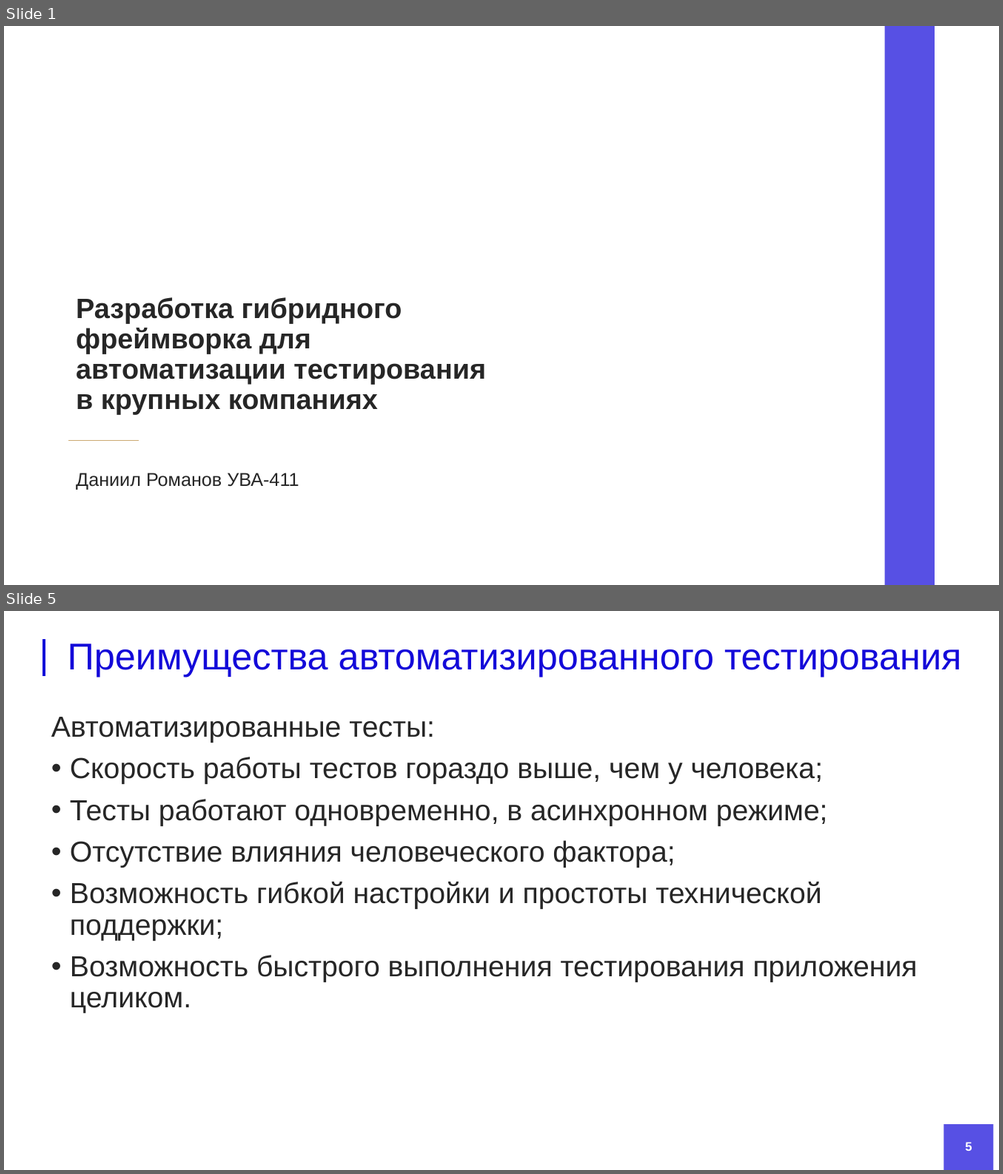
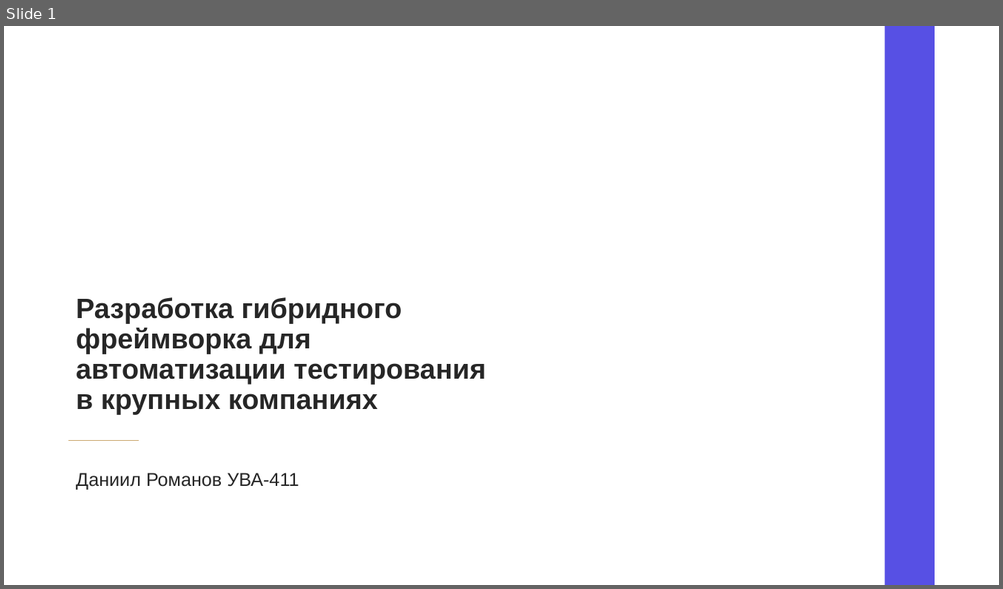
Before and after one commit to DanielRomanoff/practice, a slide deck: презентация.pptx. Shown one above the other, each under a label of ours: slides 1 and 5 before the commit, slide 1 after it; the slides between them are not shown. The pictures are 1003x1174 and 1003x589 pixels, drawn with LibreOffice and Linux fonts; fonts in the diff are those of the drawing; background and template pictures are left out. Boxes give left, top, right and bottom in pixels: in the first picture for what was removed or moved away, otherwise in the second. Text is boxed around its words. In the diff, an @@ line names an element or a change of style, - is before the commit and + after.

```diff
--- a/презентация.pptx
+++ b/презентация.pptx
@@ slide 5 removed at box(4, 611, 999, 1170), background #FFFFFF @@
@@ line removed from (43, 639) to (43, 677) @@
@@ title removed at box(68, 644, 961, 677) @@
-Преимущества автоматизированного тестирования
@@ text removed at box(51, 717, 917, 1014) @@
-Автоматизированные тесты:
-• Скорость работы тестов гораздо выше, чем у человека;
-• Тесты работают одновременно, в асинхронном режиме;
-• Отсутствие влияния человеческого фактора;
-• Возможность гибкой настройки и простоты технической поддержки;
-• Возможность быстрого выполнения тестирования приложения целиком.
@@ rectangle removed at box(943, 1125, 993, 1170) @@
@@ page number removed at box(965, 1142, 971, 1151) @@
-5
```
Also in this commit, not shown: 4 slides changed, 4 slides added, 4 other slides removed, 2 other files.
